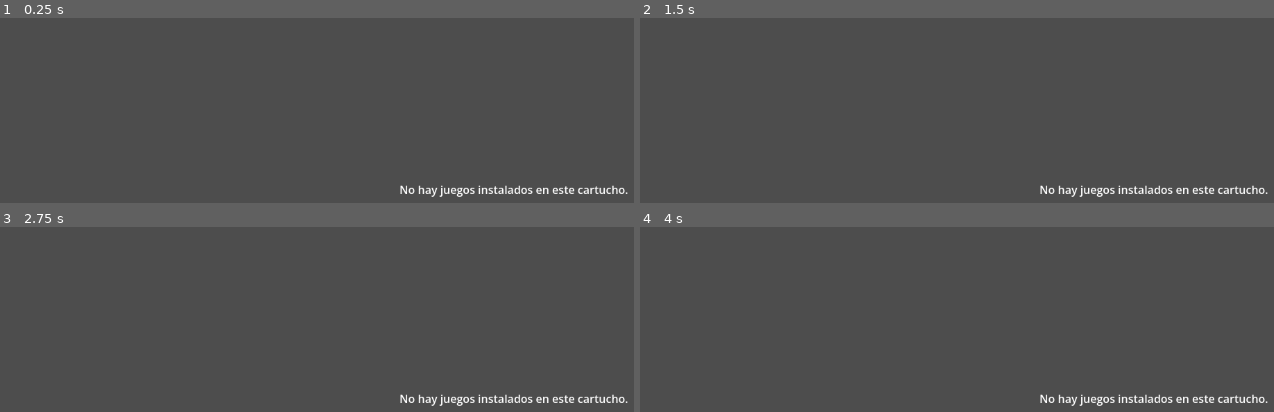
Above: before the commit, frames 1-4 (two rows, left to right).
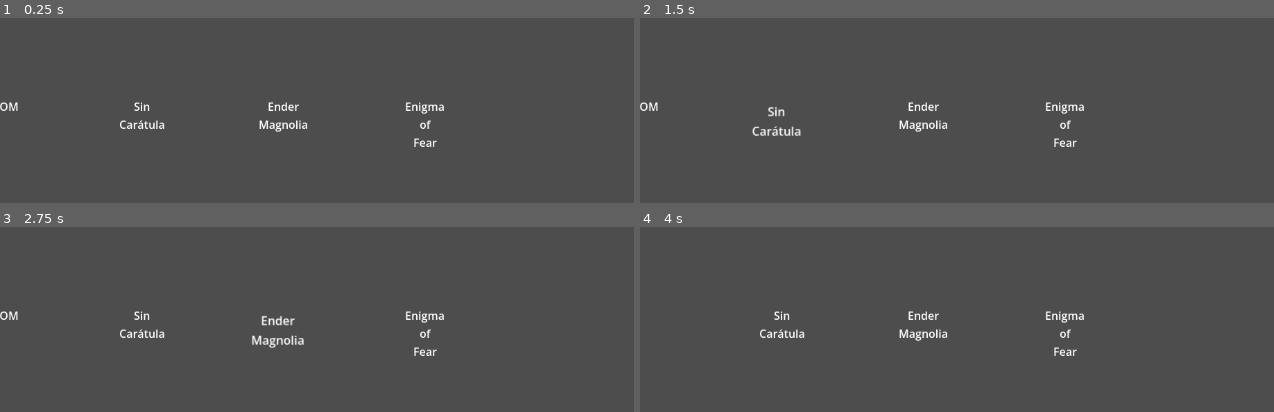
Above: after the commit, the same moments.

Repository: lobinuxsoft/tatu
Game: Godot game, scene res://scenes/main.tscn
The game is run twice, just before and just after one commit, with the same random seed, the same clock (stepped at 60 frames per second) and the same inputs.
Inputs (mouse positions are in pixels of both pictures, inside the frame that each line leads up to):
- Up to frame 1 (0.25 s): no input
- Up to frame 2 (1.5 s): click (709, 47) at 0.52 s; click (849, 47) at 1.27 s
- Up to frame 3 (2.75 s): click (355, 256) at 2.02 s
- Up to frame 4 (4 s): click (1134, 256) at 2.77 s; click (709, 256) at 3.52 s

The runs differ from the first frame. In frame 1, 1.9% of the frame differs, in the area x 0-100%, y 3-97%; in frame 2, 1.9%; in frame 3, 2.0%; in frame 4, 1.8%.

Commit message:
feat(launcher): add an editor-only test cartridge fixture
Hitting Play in the editor runs the Godot editor binary itself, which
never has a real cartridge next to it — the empty state was the only
reachable outcome. test_cartridge/ (4 fake apps, 2 with cover art, 2
without) lets hover/focus animations and the card grid actually be seen
and iterated on. Gated on OS.has_feature("editor") — an exported build
never takes this branch.

Diff:
--- a/launcher/scripts/main.gd
+++ b/launcher/scripts/main.gd
@@ -36,6 +36,13 @@
 	scroll.add_child(_grid)
 
 func _cartridge_root() -> String:
+	# Hitting Play in the editor runs the Godot editor binary itself, which
+	# never has a real cartridge next to it — the empty state would be the
+	# ONLY reachable outcome otherwise. test_cartridge/ is a fixture for
+	# iterating on the grid/animations; an exported build never takes this
+	# branch, `OS.has_feature("editor")` is false there.
+	if OS.has_feature("editor"):
+		return ProjectSettings.globalize_path("res://test_cartridge")
 	return OS.get_executable_path().get_base_dir()
 
 func _load_apps() -> Array:
Not shown, added: launcher/test_cartridge/.tatu-cartridge.json
Binary file added: launcher/test_cartridge/assets/1/grid.png
Binary file added: launcher/test_cartridge/assets/4/grid.png
